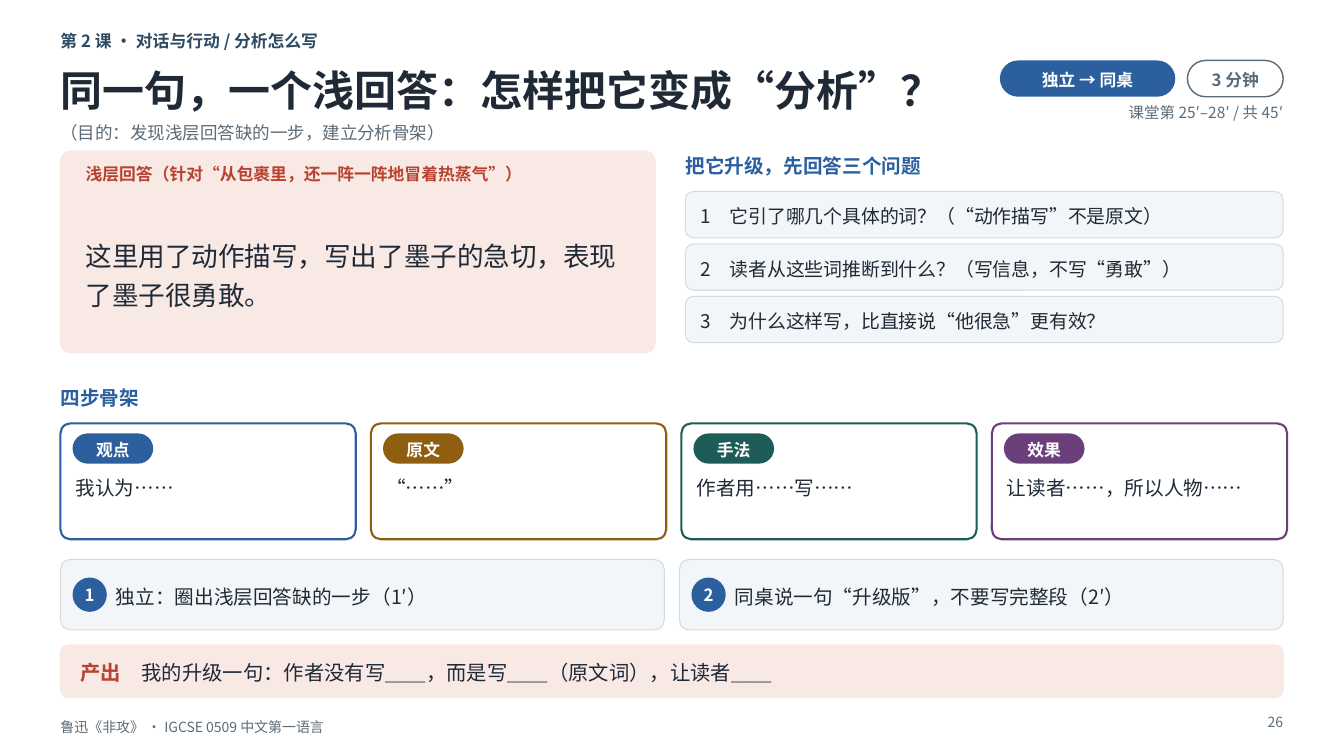
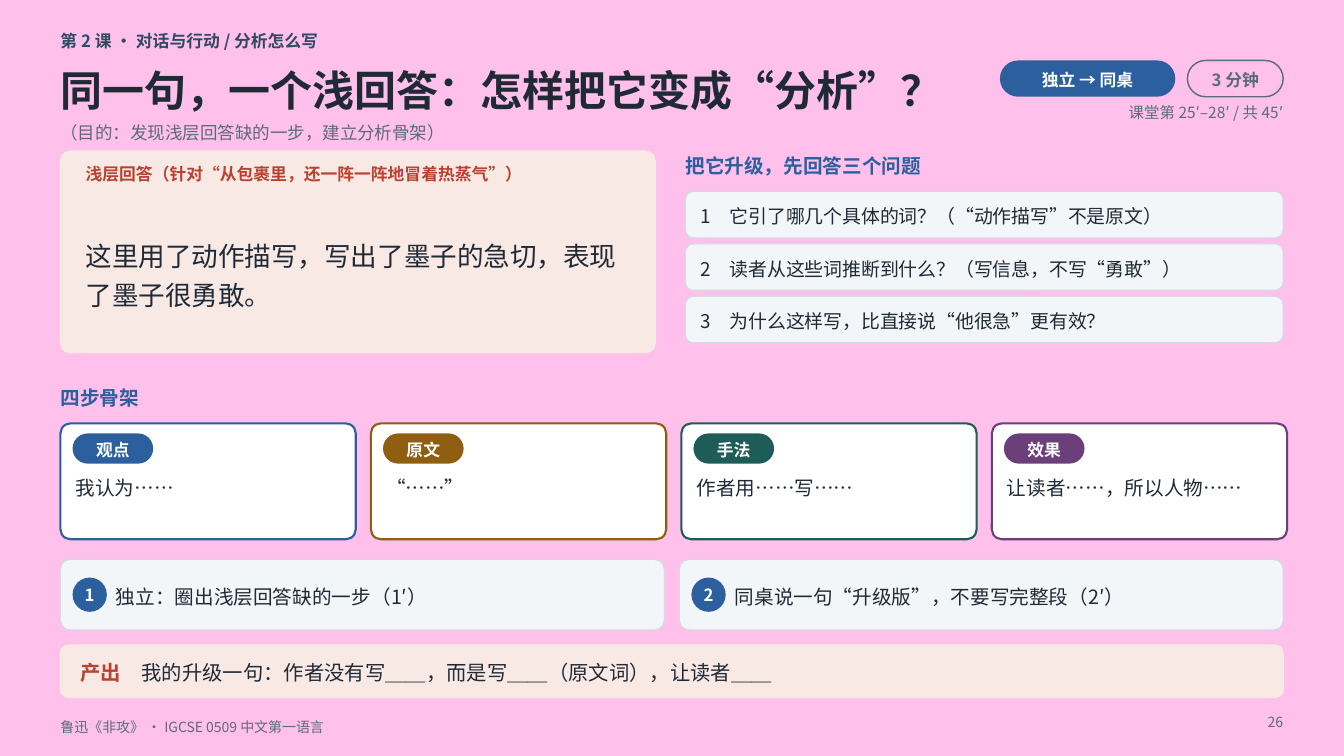
Before and after one commit to darcyduan2026/igcse-0509, a slide deck: slide 26 of 0509_LTP-Lesson-slides/3.5_短篇小说《非攻》鲁迅/0509_3.5_短篇小说_鲁迅《非攻》_4课时_课堂课件_v3.1_课上完成版.pptx. Drawn at 1344x756 pixels with LibreOffice and Linux fonts; fonts in the diff are those of the drawing. Boxes give left, top, right and bottom in pixels: in the first picture for what was removed or moved away, otherwise in the second. Text is boxed around its words. In the diff, an @@ line names an element or a change of style, - is before the commit and + after.

```diff
--- a/0509_LTP-Lesson-slides/3.5_短篇小说《非攻》鲁迅/0509_3.5_短篇小说_鲁迅《非攻》_4课时_课堂课件_v3.1_课上完成版.pptx
+++ b/0509_LTP-Lesson-slides/3.5_短篇小说《非攻》鲁迅/0509_3.5_短篇小说_鲁迅《非攻》_4课时_课堂课件_v3.1_课上完成版.pptx
@@ background #FFFFFF to #FFC0EB @@
```
Also in this commit, not shown: 5 other files.
